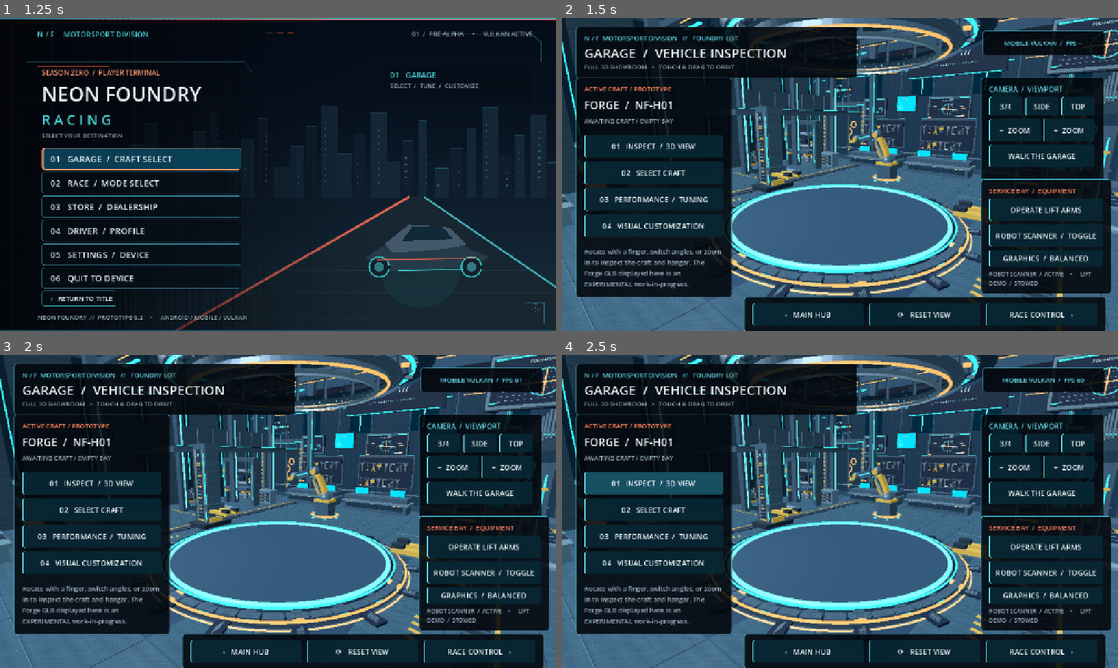
Above: before the commit, frames 1-4 (two rows, left to right).
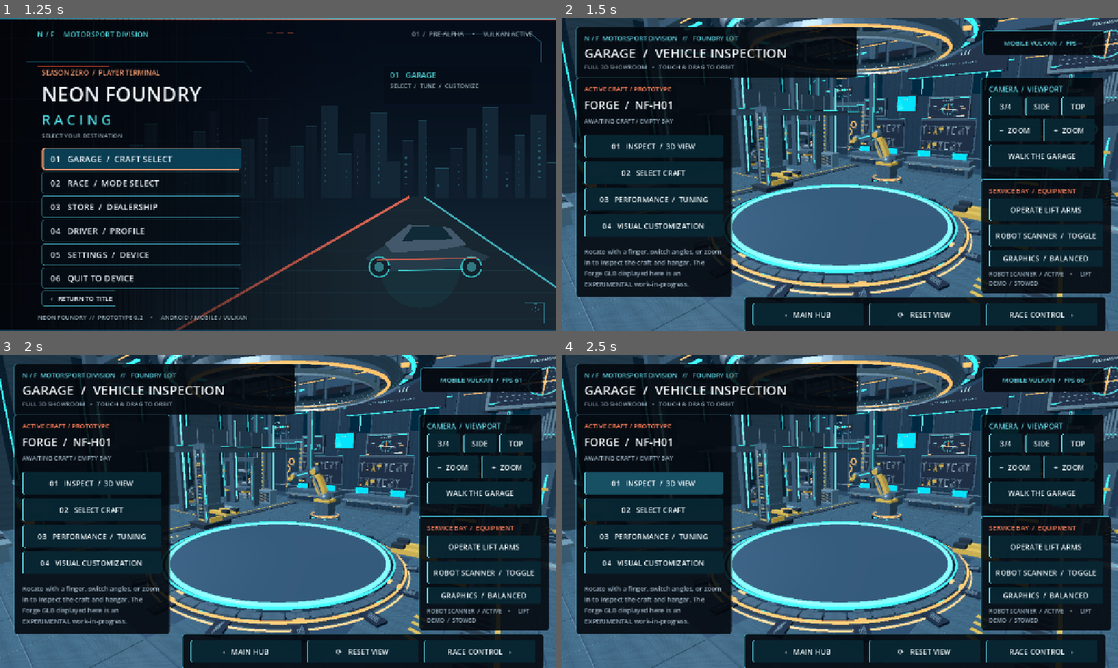
Above: after the commit, the same moments.

Repository: tpylman90-ctrl/NeonFoundry-Racing
Game: Godot game, scene res://scenes/title_menu.tscn
The game is run twice, just before and just after one commit, with the same random seed, the same clock (stepped at 60 frames per second) and the same inputs.
Inputs:
- Up to frame 1 (1.25 s): click "›› ENTER THE FOUNDRY" at 0.5 s
- Up to frame 2 (1.5 s): click "01 GARAGE / CRAFT SELECT" at 1.25 s
- Up to frame 3 (2 s): no input
- Up to frame 4 (2.5 s): click "01 INSPECT / 3D VIEW" at 2 s

Frame 1 is identical in both runs. In frame 2, less than 0.1% of the frame differs, in the area x 6-62%, y 34-55%; in frame 3, less than 0.1%; in frame 4, less than 0.1%.
Error before the commit: Trying to assign an array of type "Array" to a variable of type "Array[Vector3]". (res://scripts/garage_workshop.gd:269)

Commit message:
Fix Godot 4.7 typed rod end-cap array assignment in winding regression

Diff:
--- a/game/scripts/garage_workshop.gd
+++ b/game/scripts/garage_workshop.gd
@@ -266,13 +266,10 @@
 		var center_top := to
 		var tool: SurfaceTool = _tools[id]
 		for cap in range(2):
-			var pts: Array[Vector3] = (
-				[center_bottom, from + cb, from + ca] if cap == 0
-				else [center_top, to + ca, to + cb]
-			)
-			var p0: Vector3 = pts[0]
-			var p1: Vector3 = pts[1]
-			var p2: Vector3 = pts[2]
+			# Avoid implicit Array -> Array[Vector3] conversion in Godot 4.7.
+			var p0: Vector3 = center_bottom if cap == 0 else center_top
+			var p1: Vector3 = from + cb if cap == 0 else to + ca
+			var p2: Vector3 = from + ca if cap == 0 else to + cb
 			tool.set_normal(-direction if cap == 0 else direction)
 			tool.set_uv(Vector2.ZERO)
 			tool.add_vertex(p0)
